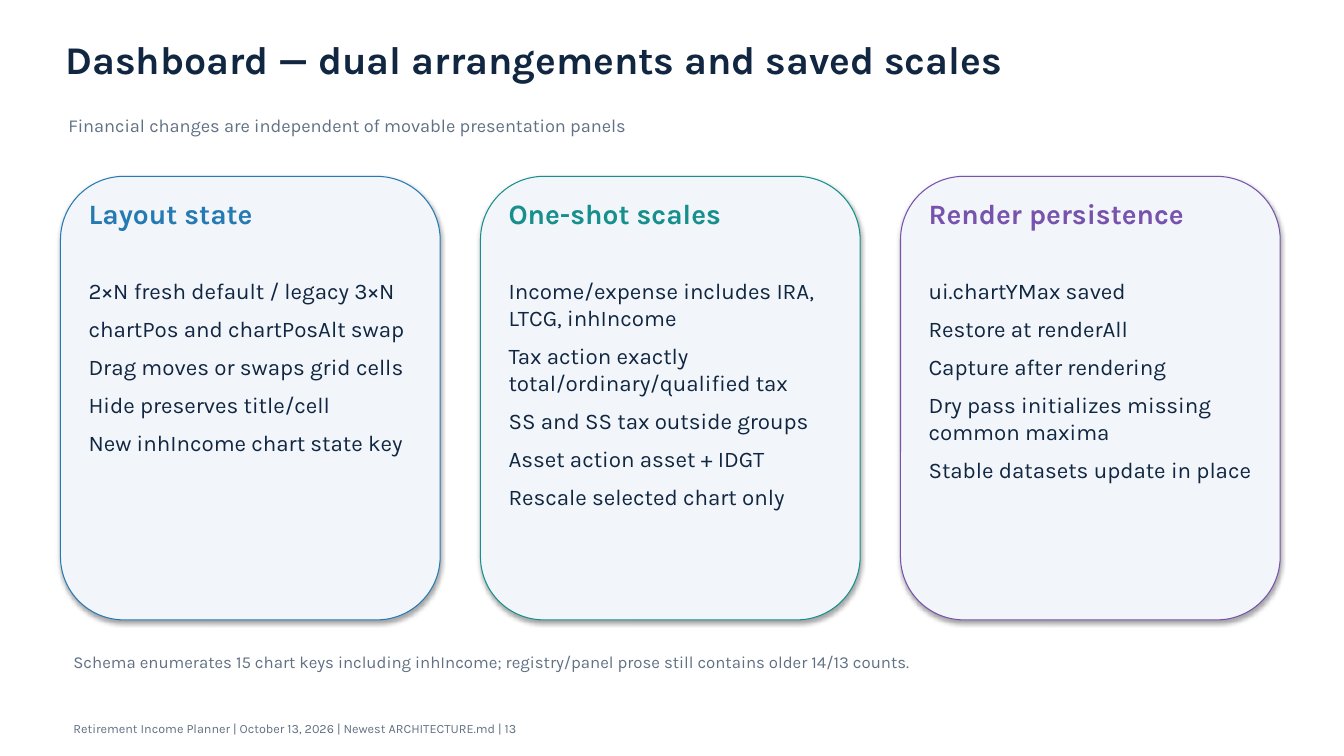
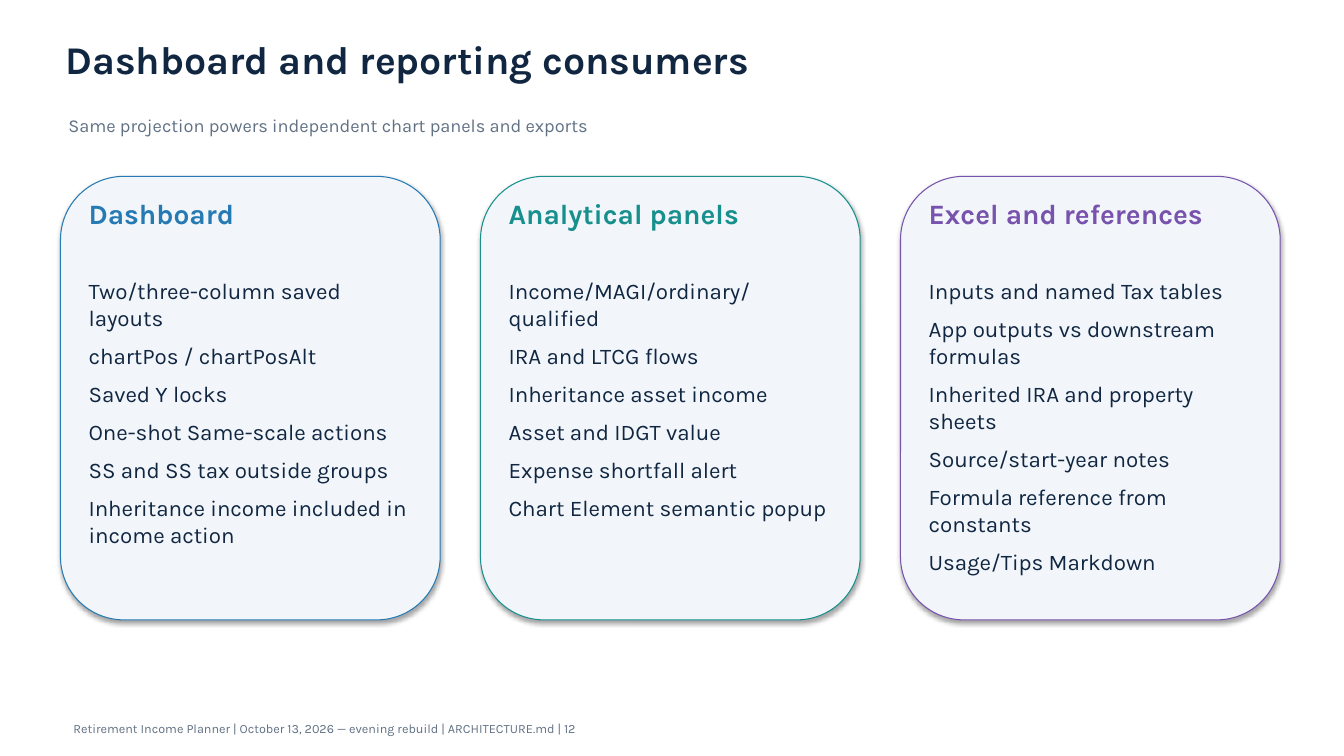
Before and after one commit to howardc64/retirefin, a slide deck: slide 12 of docs/retirement_income_planner_architecture.pptx (slide 13 before the commit). Drawn at 1344x756 pixels with LibreOffice and Linux fonts; fonts in the diff are those of the drawing. Boxes give left, top, right and bottom in pixels: in the first picture for what was removed or moved away, otherwise in the second. Text is boxed around its words. In the diff, an @@ line names an element or a change of style, - is before the commit and + after.

```diff
--- a/docs/retirement_income_planner_architecture.pptx
+++ b/docs/retirement_income_planner_architecture.pptx
@@ text at bbox=[65, 46, 748, 84]: text changed @@
-Dashboard — dual arrangements and saved scales
+Dashboard and reporting consumers
@@ text at bbox=[68, 119, 588, 137]: text changed @@
-Financial changes are independent of movable presentation panels
+Same projection powers independent chart panels and exports
@@ text at bbox=[89, 204, 235, 225]: text changed @@
-Layout state
+Dashboard
@@ text at bbox=[509, 204, 739, 231]: text changed @@
-One-shot scales
+Analytical panels
@@ text at bbox=[929, 204, 1203, 225]: text changed @@
-Render persistence
+Excel and references
@@ text at bbox=[89, 282, 406, 544]: text changed @@
-2×N fresh default / legacy 3×N
-chartPos and chartPosAlt swap
-Drag moves or swaps grid cells
-Hide preserves title/cell
-New inhIncome chart state key
+Two/three-column saved layouts
+chartPos / chartPosAlt
+Saved Y locks
+One-shot Same-scale actions
+SS and SS tax outside groups
+Inheritance income included in income action
@@ text at bbox=[509, 282, 826, 522]: text changed @@
-Income/expense includes IRA, LTCG, inhIncome
-Tax action exactly total/ordinary/qualified tax
-SS and SS tax outside groups
-Asset action asset + IDGT
-Rescale selected chart only
+Income/MAGI/ordinary/qualified
+IRA and LTCG flows
+Inheritance asset income
+Asset and IDGT value
+Expense shortfall alert
+Chart Element semantic popup
@@ text at bbox=[929, 283, 1222, 576]: text changed @@
-ui.chartYMax saved
-Restore at renderAll
-Capture after rendering
-Dry pass initializes missing common maxima
-Stable datasets update in place
+Inputs and named Tax tables
+App outputs vs downstream formulas
+Inherited IRA and property sheets
+Source/start-year notes
+Formula reference from constants
+Usage/Tips Markdown
@@ text removed at bbox=[73, 655, 909, 672] @@
-Schema enumerates 15 chart keys including inhIncome; registry/panel prose still contains older 14/13 counts.
@@ text at bbox=[73, 724, 575, 736]: text changed @@
-Retirement Income Planner | October 13, 2026 | Newest ARCHITECTURE.md | 13
+Retirement Income Planner | October 13, 2026 — evening rebuild | ARCHITECTURE.md | 12
```
Also in this commit, not shown: 7 other slides changed, 7 slides added, 9 slides removed, 10 other files.
